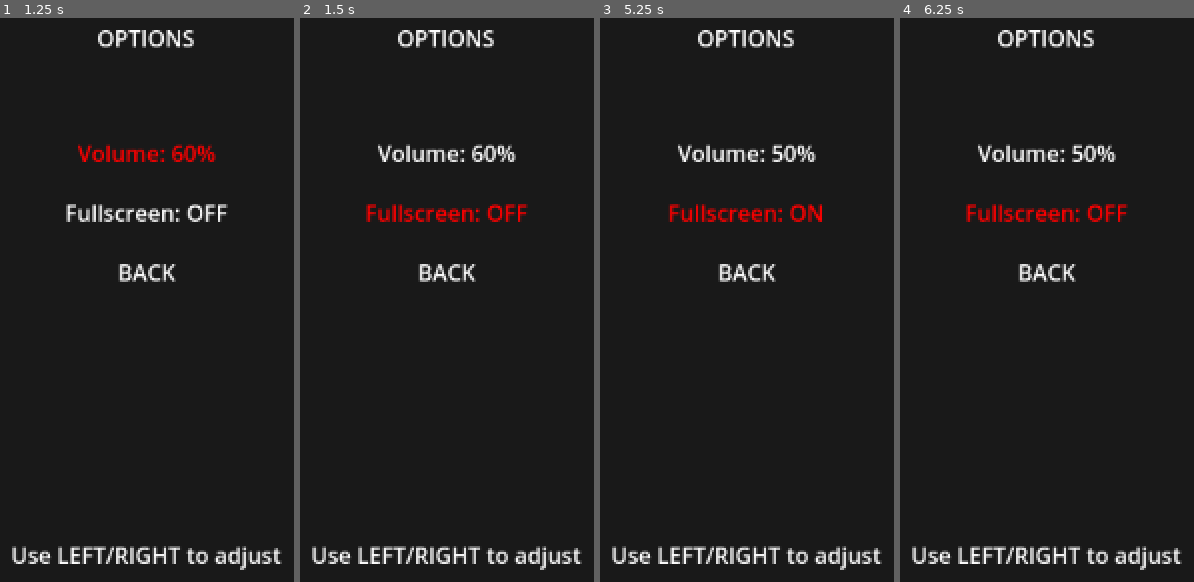
Above: before the commit, frames 1-4 (left to right).
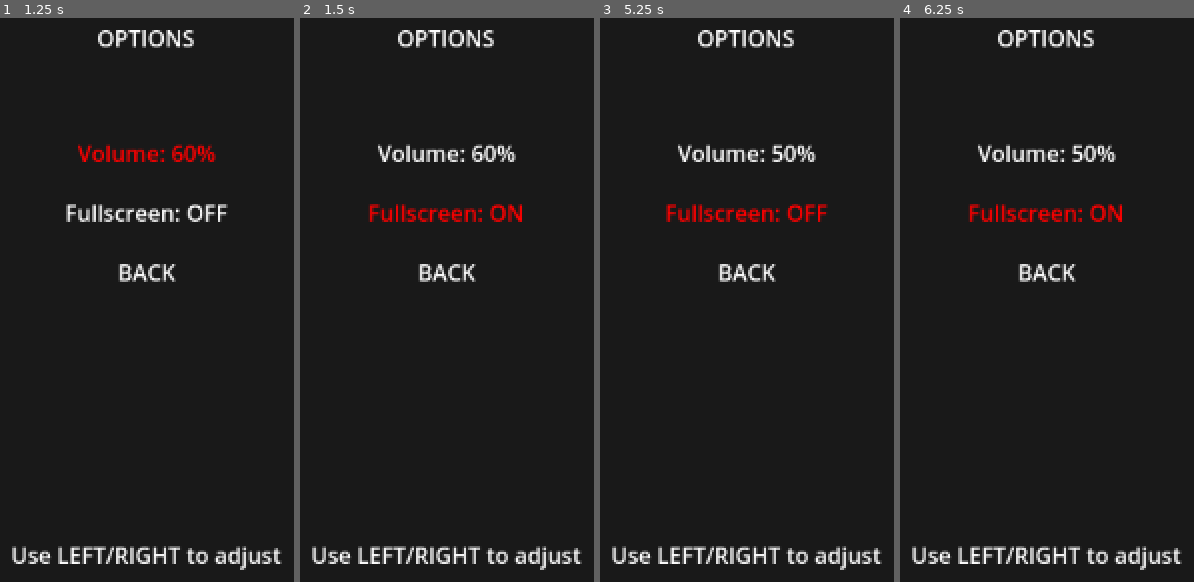
Above: after the commit, the same moments.

Repository: KinsleySC/Tacti-Doom
Game: Godot game, scene res://scenes/options_screen.tscn
Same seed, same stepped clock (60 frames per second), same inputs: the game is played once before the commit and once after it. This scene is started directly instead of the project's main scene.
Inputs:
- Up to frame 1 (1.25 s): tap Enter (ui_accept) at 0.5 s; hold Right (ui_right) from 0.53 s (still down); hold Enter (ui_accept) from 0.53 s (still down)
- Up to frame 2 (1.5 s): release Right (ui_right) at 1.28 s; release Enter (ui_accept) at 1.28 s; hold Down (ui_down) from 1.28 s (still down); tap Enter (ui_accept) at 1.35 s
- Up to frame 3 (5.25 s): tap Enter (ui_accept) at 1.52, 1.82, 2.85, 3.02, 3.32, 3.5, 4.35, 4.52, 4.82, 5 s; release Down (ui_down) at 2.03 s; hold Right (ui_right) 2.03-2.78 s; hold Enter (ui_accept) 2.03-2.78 s; hold Up (ui_up) 2.78-3.53 s; hold Enter (ui_accept) 3.53-4.28 s; hold Left (ui_left) 3.53-5.03 s; hold Down (ui_down) from 5.03 s (still down); hold Enter (ui_accept) from 5.03 s (still down)
- Up to frame 4 (6.25 s): release Down (ui_down) at 5.78 s; release Enter (ui_accept) at 5.78 s; hold Right (ui_right) from 5.78 s (still down); tap Enter (ui_accept) at 5.85, 6.02 s

Frame 1 is identical in both runs. In frame 2, 1.1% of the frame differs, in the area x 22-78%, y 32-37%; in frame 3, 1.1%; in frame 4, 1.1%.

Commit message:
[FIX] fixing fullscreen in settings, in-game

Diff:
--- a/doom-game/scripts/options_screen.gd
+++ b/doom-game/scripts/options_screen.gd
@@ -14,6 +14,8 @@
 var fullscreen: bool = false
 
 func _ready() -> void:
+	# Récupérer l'état actuel du plein écran
+	fullscreen = DisplayServer.window_get_mode() == DisplayServer.WINDOW_MODE_FULLSCREEN
 	update_selection()
 	update_display()
 
@@ -77,7 +79,13 @@
 	$VBoxContainer/FullscreenOption.text = "Fullscreen: %s" % ("ON" if fullscreen else "OFF")
 
 func activate_item() -> void:
-	if selected_index == 2:
+	if selected_index == 0:
+		# Volume - pas d'action sur Entrée
+		pass
+	elif selected_index == 1:
+		# Toggle fullscreen sur Entrée
+		toggle_fullscreen()
+	elif selected_index == 2:
 		return_to_menu()
 
 func return_to_menu() -> void:
